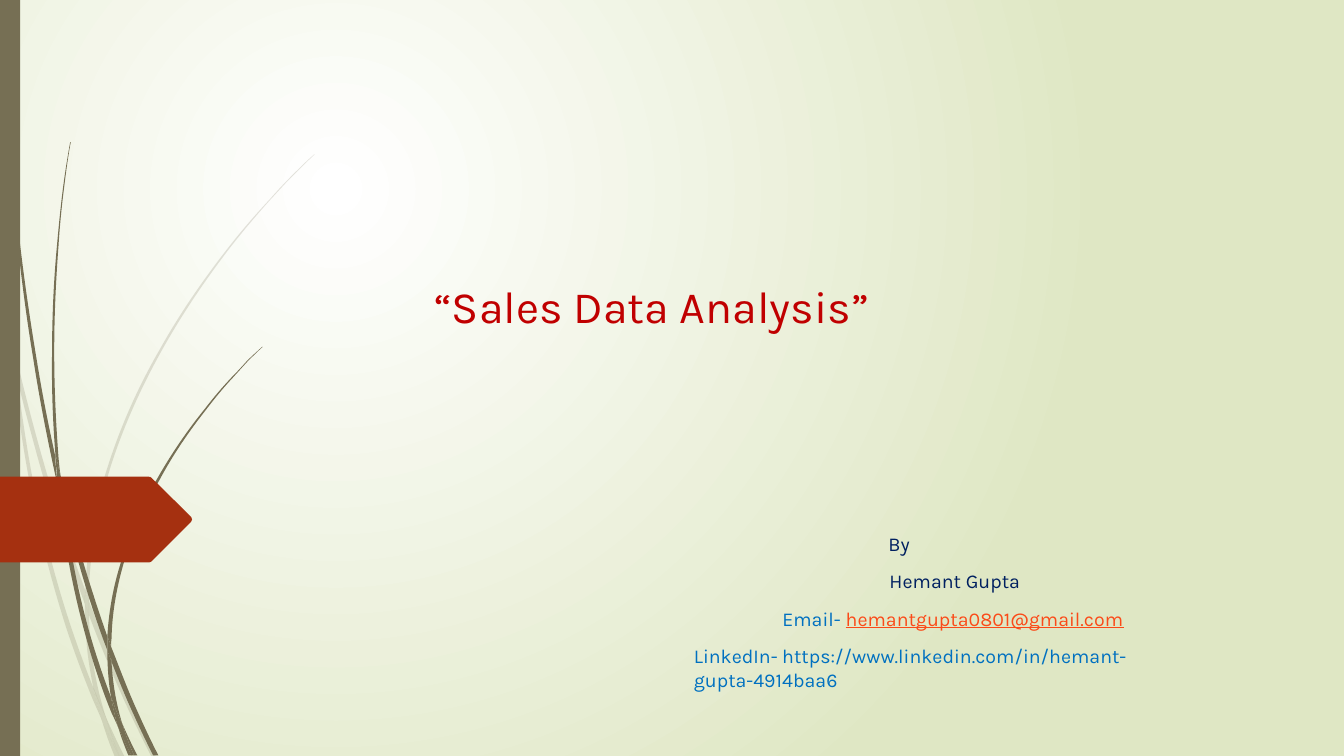
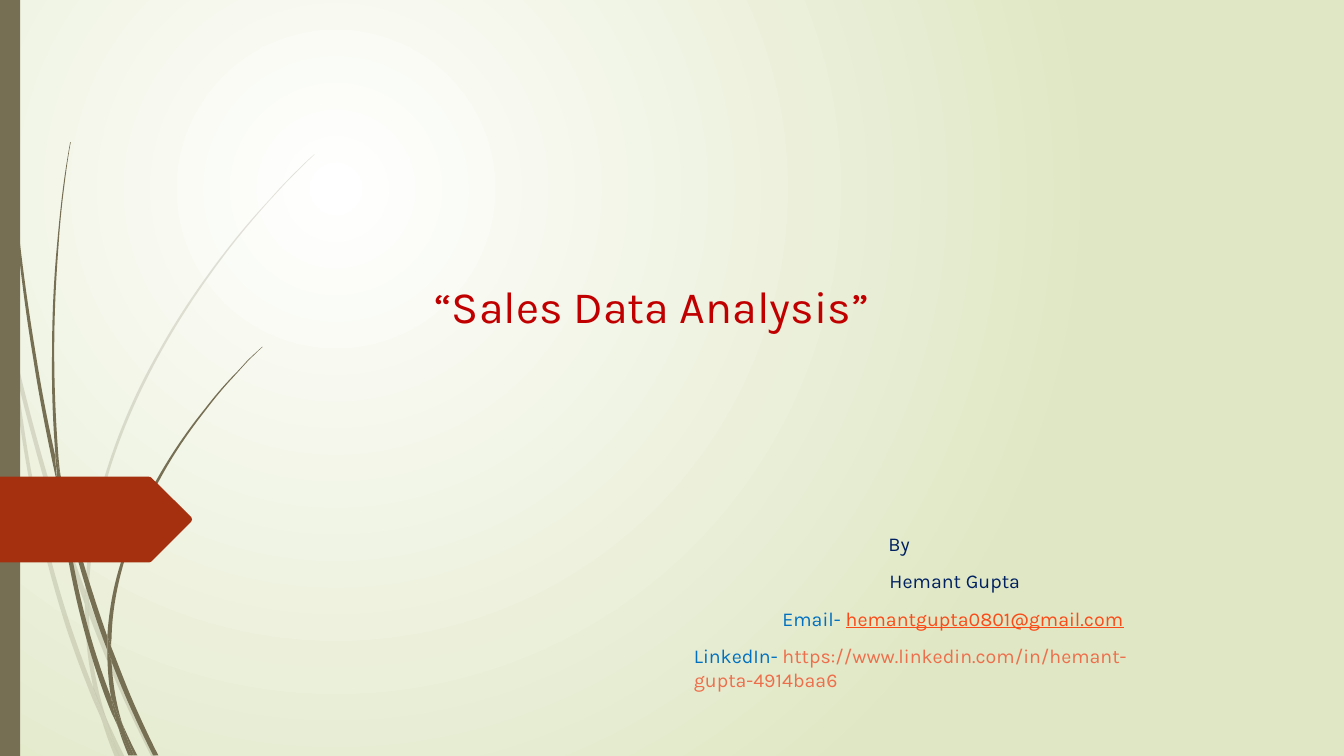
Before and after one commit to hemantg111/LearnKnowD, a slide deck: slide 1 of LearnKnowD Sales Analysis.pptx. Drawn at 1344x756 pixels with LibreOffice and Linux fonts; fonts in the diff are those of the drawing. Boxes give left, top, right and bottom in pixels: in the first picture for what was removed or moved away, otherwise in the second. Text is boxed around its words. In the diff, an @@ line names an element or a change of style, - is before the commit and + after.

```diff
--- a/LearnKnowD Sales Analysis.pptx
+++ b/LearnKnowD Sales Analysis.pptx
@@ subtitle at (694, 649, 1126, 692): text colour #0070C0 to #EE6E4B in "https://www.linkedin.com/in/hemant-gupta-4914baa6" @@
```
Also in this commit, not shown: 4 other slides changed, 1 slide added.
